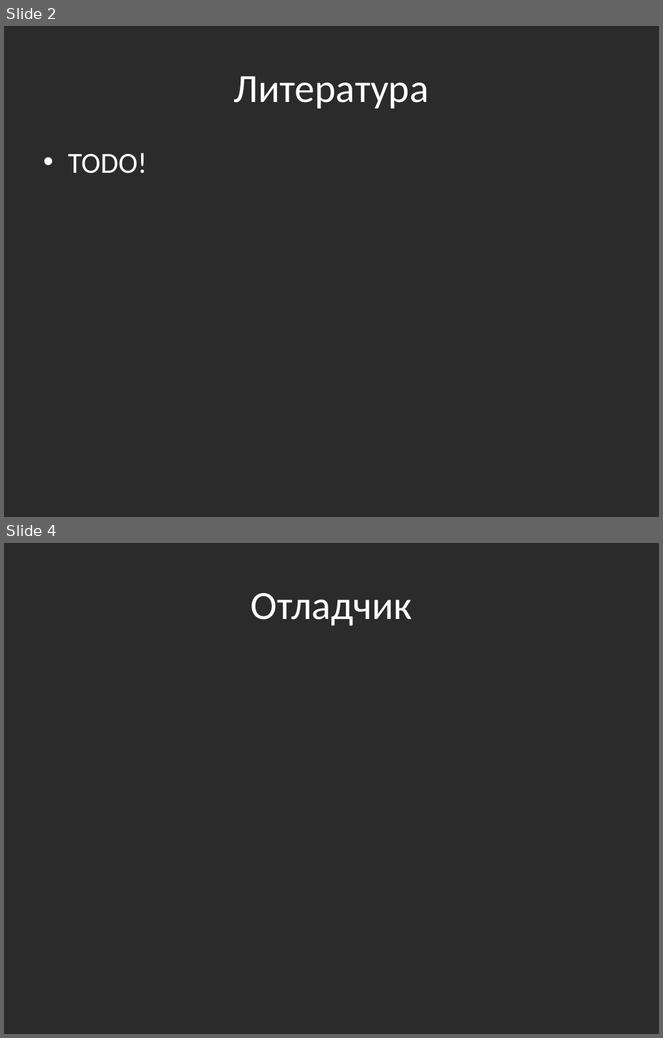
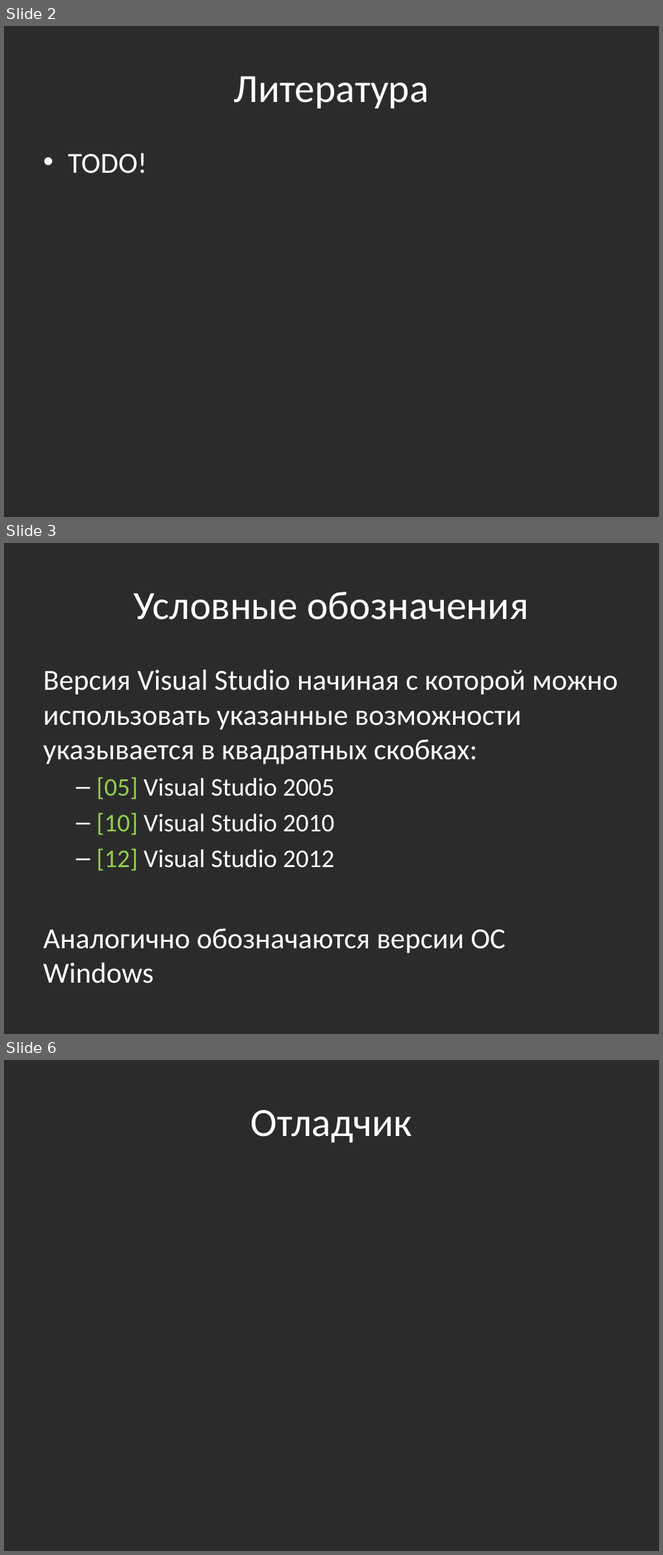
Before and after one commit to bazile/Training, a slide deck: Presentation/visual-studio.pptx. Shown one above the other, each under a label of ours: slides 2 and 4 before the commit, slides 2, 3 and 6 after it; the slides between them are not shown. The pictures are 663x1038 and 663x1555 pixels, drawn with LibreOffice and Linux fonts; fonts in the diff are those of the drawing; background and template pictures are left out; a plain dark background stands for a picture behind light text. Boxes give left, top, right and bottom in pixels: in the first picture for what was removed or moved away, otherwise in the second. Text is boxed around its words. In the diff, an @@ line names an element or a change of style, - is before the commit and + after.

```diff
--- a/Presentation/visual-studio.pptx
+++ b/Presentation/visual-studio.pptx
@@ slide 3 added at [4,543,659,1034], background picture (left out) @@
@@ title added at [134,592,529,620], 44 pt, text #FFFFFF @@
+Условные обозначения
@@ text added at [43,670,618,984], 32 pt, text #FFFFFF @@
+Версия Visual Studio начиная с которой можно использовать указанные возможности указывается в квадратных скобках:
+  – [05] Visual Studio 2005
+  – [10] Visual Studio 2010
+  – [12] Visual Studio 2012
+Аналогично обозначаются версии ОС Windows
@@ what was slide 4 is now slide 6 @@
```
Also in this commit, not shown: 2 slides changed, 2 other slides added, 1 slide removed, 2 other files.
